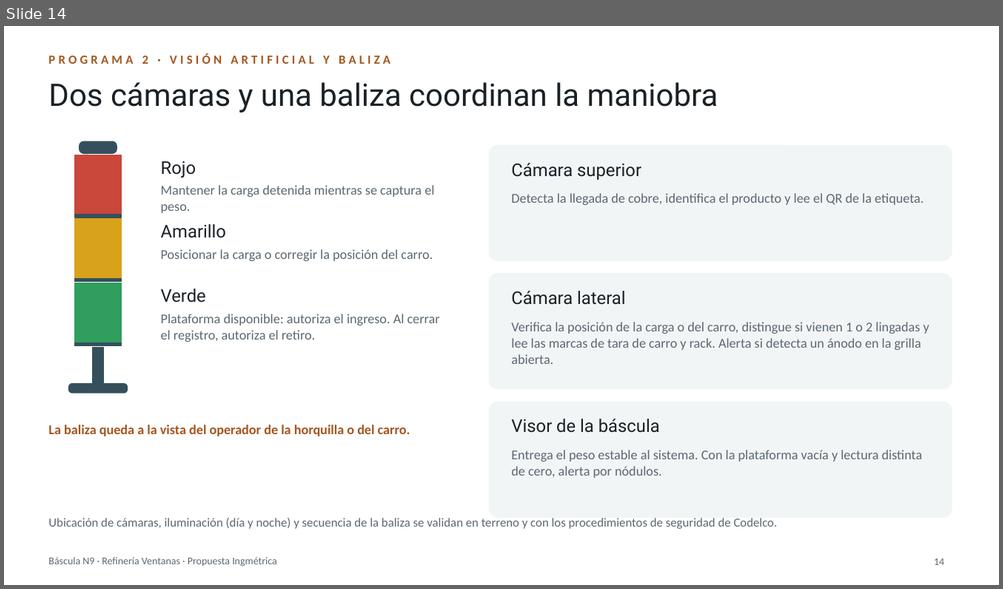
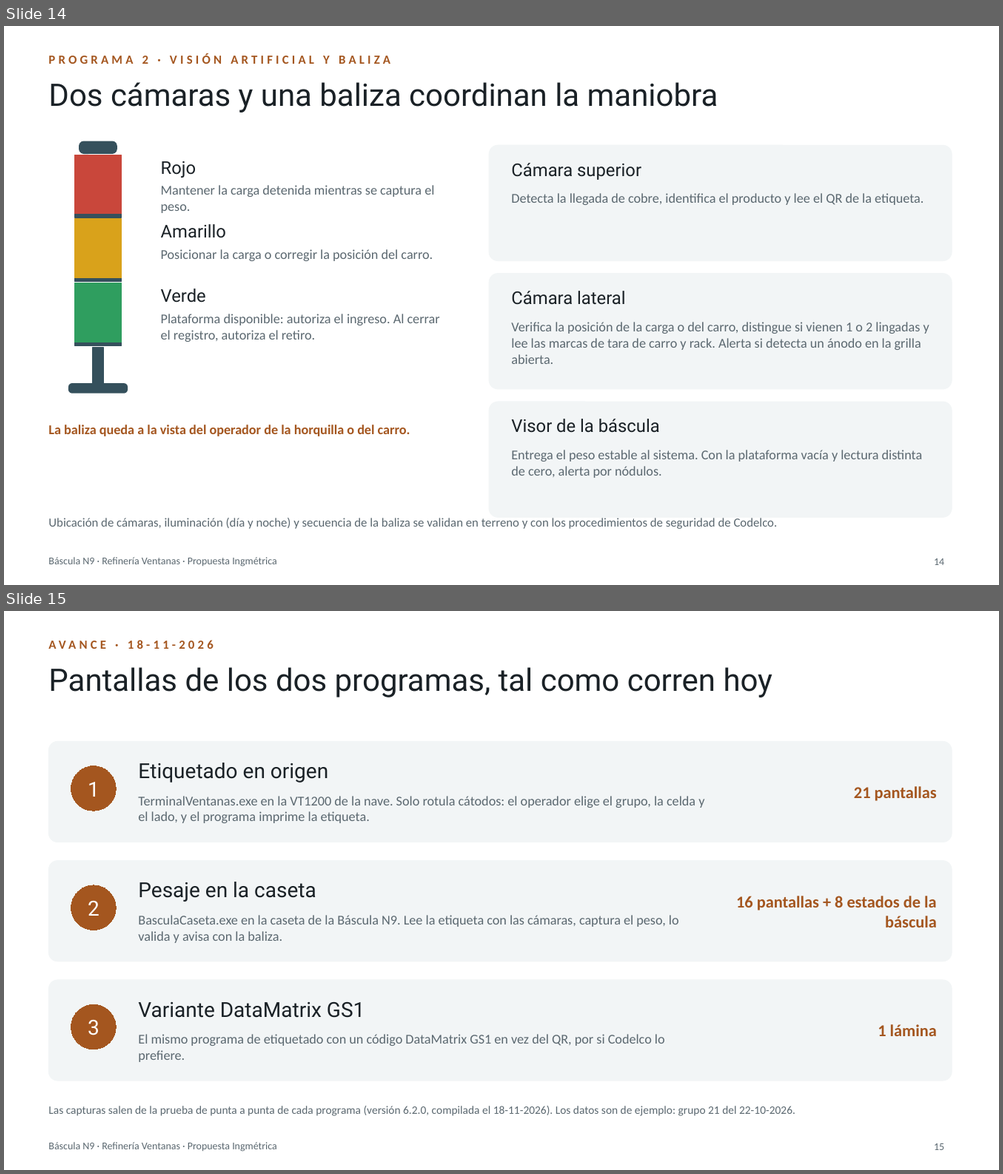
Before and after one commit to BortegaING/Codelco-Proyecto, a slide deck: presentacion/Bascula-N9-Ventanas.pptx. Shown one above the other, each under a label of ours: slide 14 before the commit, slides 14 and 15 after it. The pictures are 1003x589 and 1003x1174 pixels, drawn with LibreOffice and Linux fonts; fonts in the diff are those of the drawing. Boxes give left, top, right and bottom in pixels: in the first picture for what was removed or moved away, otherwise in the second. Text is boxed around its words. In the diff, an @@ line names an element or a change of style, - is before the commit and + after.

```diff
--- a/presentacion/Bascula-N9-Ventanas.pptx
+++ b/presentacion/Bascula-N9-Ventanas.pptx
@@ slide 15 added at box(4, 611, 999, 1170), background #FFFFFF; not listed: 1 template element that a slide beside it also shows @@
@@ text added at box(48, 640, 213, 649), 12 pt, text #A4561F, bold @@
+AVANCE · 18-11-2026
@@ title added at box(48, 667, 773, 698), 30 pt, text #1A2126 @@
+Pantallas de los dos programas, tal como corren hoy
@@ rounded rectangle added at box(48, 741, 951, 843), fill #F2F5F6, outline #F2F5F6 0.75 pt @@
@@ text added at box(138, 763, 328, 783), 20 pt, text #1A2126 @@
+Etiquetado en origen
@@ ellipse added at box(71, 766, 116, 811), fill #A4561F, outline #A4561F 0.75 pt, 20 pt, text #FFFFFF @@
+1
@@ text added at box(854, 786, 936, 801), 16 pt, text #A4561F, bold @@
+21 pantallas
@@ text added at box(138, 796, 704, 823), 13 pt, text #5B6870 @@
+TerminalVentanas.exe en la VT1200 de la nave. Solo rotula cátodos: el operador elige el grupo, la celda y el lado, y el programa imprime la etiqueta.
@@ rounded rectangle added at box(48, 861, 951, 962), fill #F2F5F6, outline #F2F5F6 0.75 pt @@
@@ ellipse added at box(71, 886, 116, 931), fill #A4561F, outline #A4561F 0.75 pt, 20 pt, text #FFFFFF @@
+2
@@ text added at box(138, 882, 316, 902), 20 pt, text #1A2126 @@
+Pesaje en la caseta
@@ text added at box(736, 896, 936, 928), 16 pt, text #A4561F, bold @@
+16 pantallas + 8 estados de la báscula
@@ text added at box(138, 915, 679, 943), 13 pt, text #5B6870 @@
+BasculaCaseta.exe en la caseta de la Báscula N9. Lee la etiqueta con las cámaras, captura el peso, lo valida y avisa con la baliza.
@@ rounded rectangle added at box(48, 980, 951, 1081), fill #F2F5F6, outline #F2F5F6 0.75 pt @@
@@ ellipse added at box(71, 1005, 116, 1050), fill #A4561F, outline #A4561F 0.75 pt, 20 pt, text #FFFFFF @@
+3
@@ text added at box(138, 1002, 364, 1018), 20 pt, text #1A2126 @@
+Variante DataMatrix GS1
@@ text added at box(877, 1025, 936, 1037), 16 pt, text #A4561F, bold @@
+1 lámina
@@ text added at box(138, 1034, 665, 1062), 13 pt, text #5B6870 @@
+El mismo programa de etiquetado con un código DataMatrix GS1 en vez del QR, por si Codelco lo prefiere.
@@ text added at box(48, 1106, 795, 1116), 11 pt, text #5B6870 @@
+Las capturas salen de la prueba de punta a punta de cada programa (versión 6.2.0, compilada el 18-11-2026). Los datos son de ejemplo: grupo 21 del 22-10-2026.
@@ page number added at box(933, 1144, 944, 1150), 10 pt, text #5B6870 @@
+15
```
Also in this commit, not shown: 22 other slides added, 57 other files.
